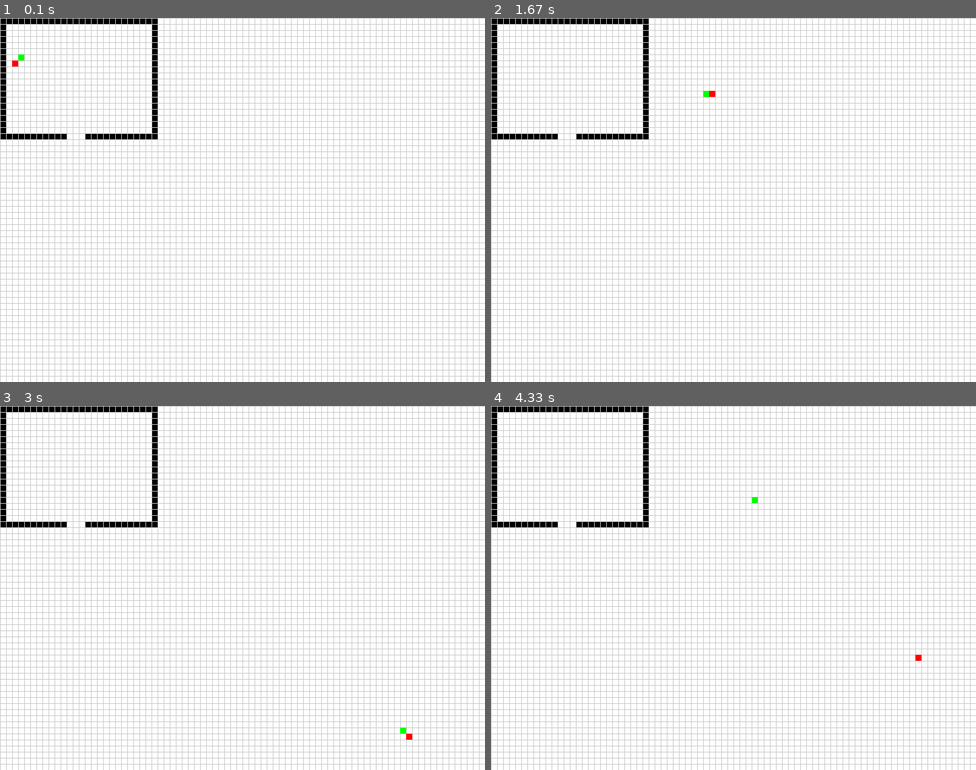
Above: before the commit, frames 1-4 (two rows, left to right).
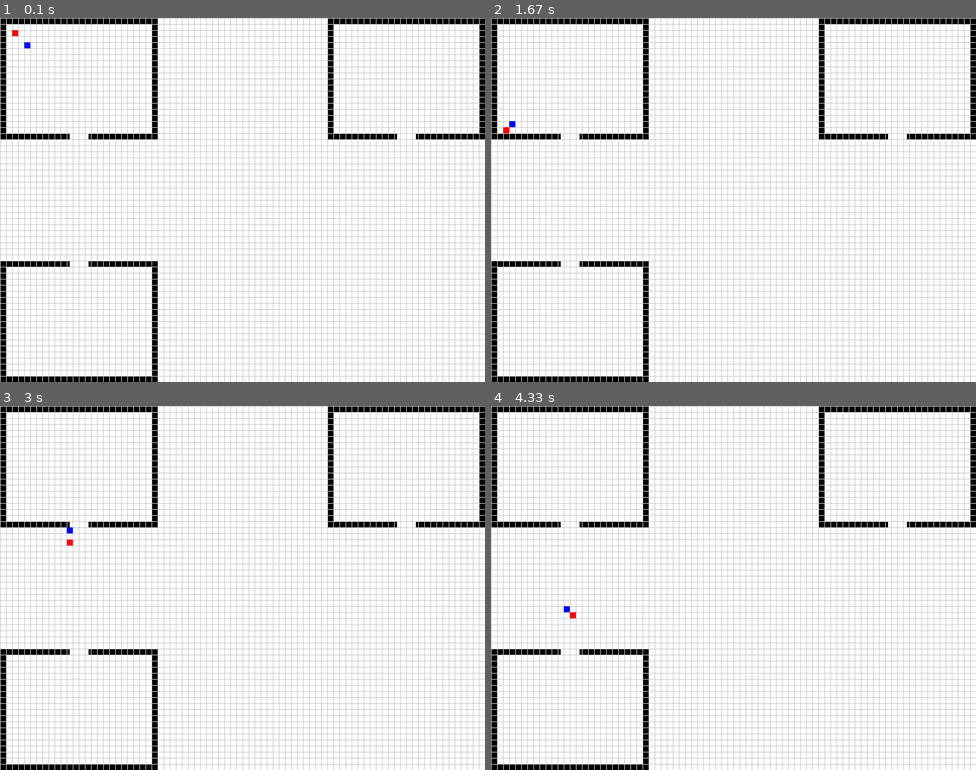
Above: after the commit, the same moments.

Repository: Chryron/llm-rpg
Game: pygame game, started from llm-rpg/main.py
Same seed, same stepped clock (60 frames per second), same inputs: the game is played once before the commit and once after it.
Inputs:
- Up to frame 1 (0.1 s): no input
- Up to frame 2 (1.67 s): no input
- Up to frame 3 (3 s): no input
- Up to frame 4 (4.33 s): no input

The runs differ from the first frame. In frame 1, 3.0% of the frame differs, in the area x 0-100%, y 0-100%; in frame 2, 3.0%; in frame 3, 3.0%; in frame 4, 3.0%.

Commit message:
removed pycache, completed location implementation and pathfinding

Diff:
--- a/llm-rpg/brain.py
+++ b/llm-rpg/brain.py
@@ -9,8 +9,19 @@
         self.target = None
         self.path = None
 
+
+    def choose_location(self, game_map):
+        """Choose a location to target."""
+
+        available_locations = game_map.get_available_locations(self.parent_npc.x, self.parent_npc.y)
+        if not available_locations:
+            return None  # Return None if no locations are available
+
+        chosen_location = random.choice(available_locations)
+        print(f"NPC {COLORS[self.parent_npc.color]} is targeting {chosen_location.name}")
+        return chosen_location.get_random_point(game_map)
+
     def choose_target(self, game_map, all_npcs):
-
         if random.choice([True, False]):  # 50% chance to target an NPC
             available_npcs = [npc for npc in all_npcs if npc != self.parent_npc]
             if available_npcs:
@@ -18,9 +29,16 @@
                 self.target = {'type': 'npc', 'data': (target_npc.x, target_npc.y), 'npc': target_npc}
                 print(f"NPC {COLORS[self.parent_npc.color]} is targeting NPC {COLORS[target_npc.color]}")
             else:
-                self.choose_random_point(game_map)
+                self.choose_location_as_target(game_map)
         else:
-            self.choose_random_point(game_map)
+            self.choose_location_as_target(game_map)
+
+    def choose_location_as_target(self, game_map):
+        """Choose a location as the target."""
+        target_coords = self.choose_location(game_map)
+        if target_coords:
+            self.target = {'type': 'coords', 'data': target_coords}
+            # print(f"NPC {COLORS[self.parent_npc.color]} is targeting location at {target_coords}")
 
     def choose_random_point(self, game_map):
         while True:
--- a/llm-rpg/game_map.py
+++ b/llm-rpg/game_map.py
@@ -2,76 +2,189 @@
 from PIL import Image, ImageDraw
 from constants import SCREEN_WIDTH, SCREEN_HEIGHT, GRID_SIZE, BLACK, WHITE, IMAGE_PATH
 import random
+from typing import List, Union, Tuple
 
 class GameMap:
-    def __init__(self, image_path):
+    def __init__(self, image_path: str, init_locations: bool=True):
         self.image_path = image_path
         self.map_image = pygame.image.load(self.image_path)
+        if init_locations:
+            self.village, self.reds_house, self.blue_house, self.shop = initialize_locations()
 
-    def is_wall(self, x, y):
+    def is_wall(self, x: int, y: int) -> bool:
         # Implement this function to check if a given grid cell is a wall
         # Use pygame's Surface.get_at() to check the pixel color
         pixel_color = self.map_image.get_at((x * GRID_SIZE + GRID_SIZE // 2, y * GRID_SIZE + GRID_SIZE // 2))
         return pixel_color == BLACK
 
+    def get_current_location(self, x: int, y: int) -> str:
+        """Retrieve the current location as a string based on coordinates."""
+        return self.village.get_current_location(x, y)
+
+    def get_available_locations(self, x: int, y: int) -> List['Location']:
+        """Get a list of available locations the NPC can move to based on its coordinates."""
+        current_loc_string = self.get_current_location(x, y)
+        most_specific_loc_name = current_loc_string.split(':')[-1]  # Get the most specific location's name
+        current_location = self._find_location_by_name(most_specific_loc_name)
+        return current_location.get_available_locations()
+
+    def _find_location_by_name(self, name: str, location: 'Location' = None) -> Union['Location', None]:
+        """Recursively find a location by its name."""
+        if location is None:
+            location = self.village
+
+        if location.name == name:
+            return location
+
+        for sub_location in location.sub_locations:
+            found_loc = self._find_location_by_name(name, sub_location)
+            if found_loc:
+                return found_loc
+
+        return None
+
 
 class Location:
-    def __init__(self, name, top_left, bottom_right):
+    def __init__(self, name: str, top_left: Tuple[int, int], bottom_right: Tuple[int, int], parent: 'Location' = None):
         self.name = name
         self.top_left = top_left
         self.bottom_right = bottom_right
-        self.sub_locations = []
+        self.sub_locations: List[Location] = []
 
-    def add_sub_location(self, sub_location):
+        self.parent = parent
+
+    def add_sub_location(self, sub_location: 'Location'):
+        """Add a sub-location to the current location."""
         if not self.contains_point(sub_location.top_left[0], sub_location.top_left[1]) or \
         not self.contains_point(sub_location.bottom_right[0], sub_location.bottom_right[1]):
             raise ValueError(f"Sub-location {sub_location.name} is not fully contained within {self.name}.")
+        sub_location.parent = self  # Set the parent for the sub-location
         self.sub_locations.append(sub_location)
 
+    def get_current_location(self, x: int, y: int) -> str:
+        """Retrieve the current location's name or its hierarchy based on coordinates."""
+        if not self.contains_point(x, y):
+            return ""
 
-    def contains_point(self, x, y):
+        for sub_location in self.sub_locations:
+            specific_location = sub_location.get_current_location(x, y)
+            if specific_location:
+                return f"{self.name}:{specific_location}"
+
+        return self.name
+
+    def get_available_locations(self) -> List['Location']:
+        """Retrieve available locations the NPC can move to from the current position."""
+        available = []
+
+        if self.parent:
+            available.extend([loc for loc in self.parent.sub_locations if loc.name != self.name])
+            available.append(self.parent)
+
+        available.extend(self.sub_locations)
+
+        return available
+
+    def contains_point(self, x: int, y: int) -> bool:
+        """Check if a point is contained within the location boundaries."""
         return self.top_left[0] <= x <= self.bottom_right[0] and self.top_left[1] <= y <= self.bottom_right[1]
 
-    def get_random_point(self):
-        return (random.randint(self.top_left[0], self.bottom_right[0]), random.randint(self.top_left[1], self.bottom_right[1]))
+    def get_random_point(self, game_map: 'GameMap') -> Tuple[int, int]:
+        """Get a random point within the location boundaries that isn't a wall."""
+        while True:
+            x = random.randint(self.top_left[0], self.bottom_right[0])
+            y = random.randint(self.top_left[1], self.bottom_right[1])
+            if not game_map.is_wall(x, y):
+                return (x, y)
 
 
 
-def create_map_image():
-    # Create a new image with white background
-    img = Image.new('RGB', (SCREEN_WIDTH, SCREEN_HEIGHT), color=WHITE)
-    draw = ImageDraw.Draw(img)
-
-    # Dimensions for the room: make it a multiple of GRID_SIZE
-    room_width = (SCREEN_WIDTH // 3) // GRID_SIZE * GRID_SIZE
-    room_height = (SCREEN_HEIGHT // 3) // GRID_SIZE * GRID_SIZE
-    room_top_left = (0, 0)
-    room_bottom_right = (room_width, room_height)
-
-    # Draw the black-bordered room in the top-left corner
-    # Fill the entire room area with black first
+def draw_room(draw, room_top_left, room_bottom_right, door_wall="bottom"):
+    # Draw the black-bordered room
     draw.rectangle([room_top_left, room_bottom_right], fill=BLACK)
 
-    # Then fill the inside with white leaving a border of GRID_SIZE
+    # Fill the inside with white leaving a border of GRID_SIZE
     inner_room_top_left = (room_top_left[0] + GRID_SIZE, room_top_left[1] + GRID_SIZE)
     inner_room_bottom_right = (room_bottom_right[0] - GRID_SIZE, room_bottom_right[1] - GRID_SIZE)
     draw.rectangle([inner_room_top_left, inner_room_bottom_right], fill=WHITE)
 
-    # Create an opening in the bottom middle of the room
-    # Adjust opening dimensions to be multiples of GRID_SIZE
+    # Define the opening dimensions
+    room_width = room_bottom_right[0] - room_top_left[0]
+    room_height = room_bottom_right[1] - room_top_left[1]
     opening_width = GRID_SIZE * 3
 
-    # Calculate starting x-coordinate, rounded to nearest GRID_SIZE
-    opening_start_x = ((room_width - opening_width) // 2) // GRID_SIZE * GRID_SIZE
-    opening_end_x = opening_start_x + opening_width
+    # Calculate opening position based on the specified wall
+    if door_wall == "bottom":
+        opening_start_x = room_top_left[0] + ((room_width - opening_width) // 2)
+        opening_end_x = opening_start_x + opening_width
+        opening_top_left = (opening_start_x, room_bottom_right[1] - GRID_SIZE)
+        opening_bottom_right = (opening_end_x, room_bottom_right[1])
+    elif door_wall == "top":
+        opening_start_x = room_top_left[0] + ((room_width - opening_width) // 2)
+        opening_end_x = opening_start_x + opening_width
+        opening_top_left = (opening_start_x, room_top_left[1])
+        opening_bottom_right = (opening_end_x, room_top_left[1] + GRID_SIZE)
+    # ... Add conditions for "left" and "right" if needed
 
-    opening_top_left = (opening_start_x, room_bottom_right[1] - GRID_SIZE)
-    draw.rectangle([opening_top_left, (opening_end_x, room_bottom_right[1])], fill=WHITE)
+    # Draw the opening
+    draw.rectangle([opening_top_left, opening_bottom_right], fill=WHITE)
 
-    # Draw a light gray grid
+
+def create_map_image():
+    img = Image.new('RGB', (SCREEN_WIDTH, SCREEN_HEIGHT), color=WHITE)
+    draw = ImageDraw.Draw(img)
+
+    room_width = (SCREEN_WIDTH // 3) // GRID_SIZE * GRID_SIZE
+    room_height = (SCREEN_HEIGHT // 3) // GRID_SIZE * GRID_SIZE
+
+    # Top-left room with bottom opening
+    draw_room(draw, (0, 0), (room_width, room_height), "bottom")
+
+    # Top-right room with bottom opening
+    draw_room(draw, (SCREEN_WIDTH - room_width, 0), (SCREEN_WIDTH, room_height), "bottom")
+
+    # Bottom-left room with top opening
+    draw_room(draw, (0, SCREEN_HEIGHT - room_height), (room_width, SCREEN_HEIGHT), "top")
+
+    # Draw the grid
     for x in range(0, SCREEN_WIDTH, GRID_SIZE):
         draw.line([(x, 0), (x, SCREEN_HEIGHT)], fill=(200, 200, 200))
     for y in range(0, SCREEN_HEIGHT, GRID_SIZE):
         draw.line([(0, y), (SCREEN_WIDTH, y)], fill=(200, 200, 200))
 
     img.save(IMAGE_PATH)
+
+
+def initialize_locations():
+    # Main location that covers the entire map
+    village = Location("Village", (0,0), (SCREEN_WIDTH // GRID_SIZE, SCREEN_HEIGHT // GRID_SIZE))
+
+    # Constants for easy computation
+    room_width_units = SCREEN_WIDTH // 3 // GRID_SIZE
+    room_height_units = SCREEN_HEIGHT // 3 // GRID_SIZE
+
+    # Red's House (Top-left room)
+    reds_house = Location("Red's House", (1, 1), (room_width_units - 1, room_height_units - 1))
+
+    reds_entrance = Location("Entrance to Red's House", (2, room_height_units - 4), (4, room_height_units - 2))
+    reds_bedroom = Location("Red's Bedroom", (room_width_units - 4, 1), (room_width_units - 2, 3))
+
+    reds_house.add_sub_location(reds_entrance)
+    reds_house.add_sub_location(reds_bedroom)
+
+    # Blue's House (Top-right room)
+    blue_house = Location("Blue's House", (room_width_units * 2 + 1, 1), (SCREEN_WIDTH // GRID_SIZE - 1, room_height_units - 1))
+    blue_entrance = Location("Entrance to Blue's House", (room_width_units * 3 - 4, room_height_units - 4), (room_width_units * 3 - 2, room_height_units - 2))
+    blue_house.add_sub_location(blue_entrance)
+
+    # Shop (Bottom-left room)
+    shop = Location("Shop", (1, room_height_units * 2 + 1), (room_width_units - 1, SCREEN_HEIGHT // GRID_SIZE - 1))
+    shop_entrance = Location("Entrance to Shop", (2, room_height_units * 2 + 1), (4, room_height_units * 2 + 3))
+    shop.add_sub_location(shop_entrance)
+
+    # Add all the main locations as sub-locations to the village
+    village.add_sub_location(reds_house)
+    village.add_sub_location(blue_house)
+    village.add_sub_location(shop)
+
+    return village, reds_house, blue_house, shop
--- a/llm-rpg/main.py
+++ b/llm-rpg/main.py
@@ -22,7 +22,7 @@
     # Main game loop
     # Initialize some NPCs
     npc1 = NPC(2, 2, (255, 0, 0))  # Red NPC
-    npc2 = NPC(4, 4, (0, 255, 0))  # Green NPC
+    npc2 = NPC(4, 4, (0, 0, 255))  # Blue NPC
     running = True
     while running:
 
@@ -33,10 +33,11 @@
         screen.blit(game_map.map_image, (0, 0))
 
         for npc in NPC_REGISTRY:
+
             npc.move(game_map)
             npc.draw(screen)
         pygame.display.flip()
-        clock.tick(60)
+        clock.tick(10)
 
     pygame.quit()
 
--- a/llm-rpg/npc.py
+++ b/llm-rpg/npc.py
@@ -10,6 +10,7 @@
         self.color = color
         self.brain = Brain(self)
         NPC_REGISTRY.append(self)
+        self.hunger = 0
 
     def draw(self, screen):
         pygame.draw.rect(screen, self.color, (self.x * GRID_SIZE, self.y * GRID_SIZE, GRID_SIZE, GRID_SIZE))
Binary file changed: llm-rpg/images/maps/map_image.png
Not shown, changed: .gitignore
